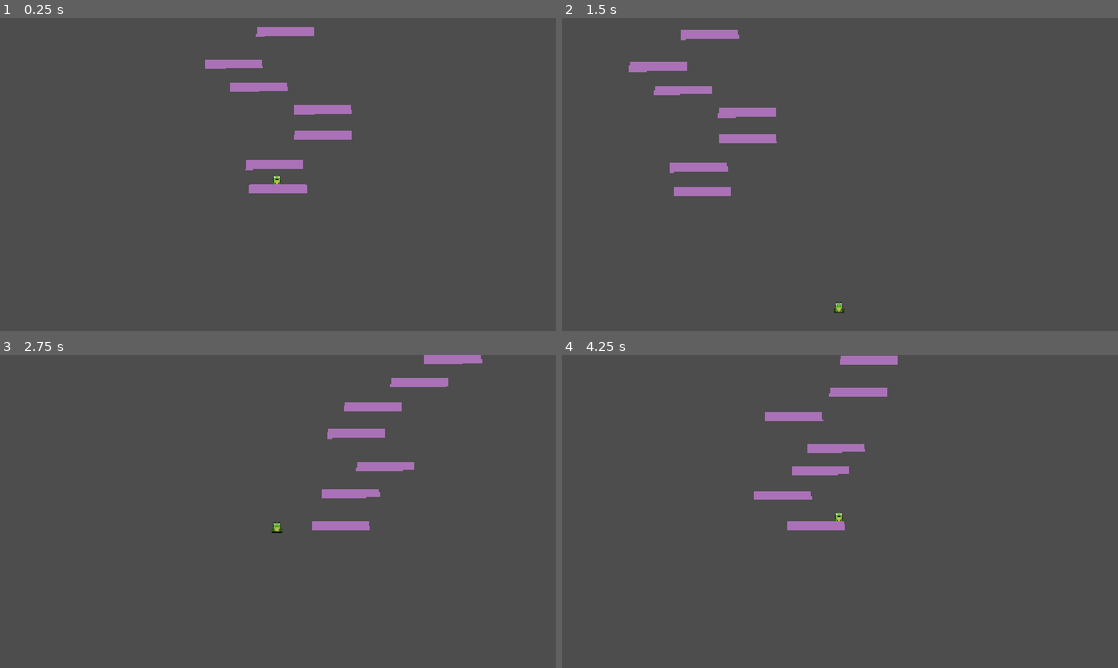
Above: before the commit, frames 1-4 (two rows, left to right).
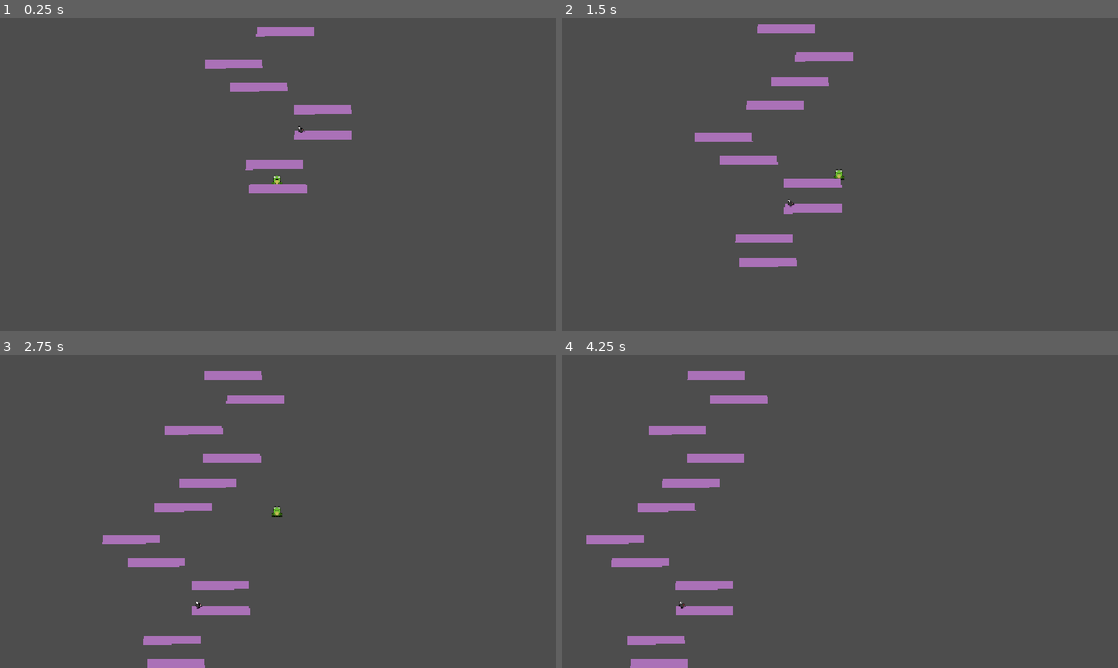
Above: after the commit, the same moments.

Repository: KieranWard491/LeapOfFaith
Game: Godot game, scene res://scenes/main.tscn
The game is run twice, just before and just after one commit, with the same random seed, the same clock (stepped at 60 frames per second) and the same inputs.
Inputs:
- Up to frame 1 (0.25 s): no input
- Up to frame 2 (1.5 s): tap Enter (ui_accept) at 0.5, 0.6 s; hold Right (ui_right) from 0.53 s (still down); tap Space (jump, bound only after the commit) at 0.77, 0.8, 1.07, 1.35 s
- Up to frame 3 (2.75 s): tap Space (jump, bound only after the commit) at 1.52, 1.82, 2.3 s; tap Enter (ui_accept) at 1.55, 2.1 s; release Right (ui_right) at 2.03 s; hold Left (ui_left) from 2.03 s (still down)
- Up to frame 4 (4.25 s): release Left (ui_left) at 2.78 s; hold Right (ui_right) from 2.78 s (still down); tap Enter (ui_accept) at 2.85 s; tap Space (jump, bound only after the commit) at 3.02, 3.32, 3.6, 3.77, 4.07 s

The runs differ from the first frame. In frame 1, less than 0.1% of the frame differs, in the area x 53-55%, y 34-37%; in frame 2, 4.8%; in frame 3, 5.6%, in the area x 18-87%, y 0-100%; in frame 4, 5.5%.

Commit message:
Add collectable fly using Area2D signal

Diff:
--- /dev/null
+++ b/collectibles/fly.gd
@@ -0,0 +1,8 @@
+extends Area2D
+
+func _ready() -> void:
+	body_entered.connect(_on_body_entered)
+
+func _on_body_entered(body: Node2D) -> void:
+	if body is CharacterBody2D:
+		queue_free()
--- a/project.godot
+++ b/project.godot
@@ -20,6 +20,14 @@
 window/stretch/mode="canvas_items"
 window/stretch/aspect="expand"
 
+[input]
+
+jump={
+"deadzone": 0.2,
+"events": [Object(InputEventKey,"resource_local_to_scene":false,"resource_name":"","device":16,"window_id":0,"alt_pressed":false,"shift_pressed":false,"ctrl_pressed":false,"meta_pressed":false,"pressed":false,"keycode":0,"physical_keycode":32,"key_label":0,"unicode":0,"location":0,"echo":false,"script":null)
+]
+}
+
 [physics]
 
 3d/physics_engine="Jolt Physics"
--- /dev/null
+++ b/scenes/fly.tscn
@@ -0,0 +1,17 @@
+[gd_scene format=3 uid="uid://c5o1qdfwe0dd"]
+
+[ext_resource type="Texture2D" uid="uid://i663psduloc4" path="res://art/placeholders/fly_idle.png" id="1_djddo"]
+[ext_resource type="Script" uid="uid://c8ug27fci652w" path="res://collectibles/fly.gd" id="1_xr3pu"]
+
+[sub_resource type="CircleShape2D" id="CircleShape2D_3v5hf"]
+radius = 9.055386
+
+[node name="Fly" type="Area2D" unique_id=104058787]
+script = ExtResource("1_xr3pu")
+
+[node name="Sprite2D" type="Sprite2D" parent="." unique_id=1413329665]
+texture = ExtResource("1_djddo")
+
+[node name="CollisionShape2D" type="CollisionShape2D" parent="." unique_id=1253639136]
+position = Vector2(-1, 0)
+shape = SubResource("CircleShape2D_3v5hf")
--- a/scenes/main.tscn
+++ b/scenes/main.tscn
@@ -5,6 +5,7 @@
 [ext_resource type="Script" uid="uid://chvylyq5uqmur" path="res://scripts/camera_controller.gd" id="3_sugp2"]
 [ext_resource type="Script" uid="uid://coaupp03wglnl" path="res://scripts/death_zone.gd" id="4_jyhfs"]
 [ext_resource type="Script" uid="uid://taf45dxvfmhr" path="res://scripts/platform_generator.gd" id="5_tbgi4"]
+[ext_resource type="PackedScene" uid="uid://c5o1qdfwe0dd" path="res://scenes/fly.tscn" id="6_tefeu"]
 
 [sub_resource type="RectangleShape2D" id="RectangleShape2D_3v5hf"]
 size = Vector2(1400, 80)
@@ -36,4 +37,7 @@
 starting_platform = NodePath("../StartingPlatform")
 camera = NodePath("../Camera2D")
 
+[node name="Fly" parent="." unique_id=104058787 instance=ExtResource("6_tefeu")]
+position = Vector2(624, 377)
+
 [connection signal="body_entered" from="DeathZone" to="DeathZone" method="_on_body_entered"]
--- a/scenes/platform.tscn
+++ b/scenes/platform.tscn
@@ -9,6 +9,7 @@
 
 [node name="CollisionShape2D" type="CollisionShape2D" parent="." unique_id=2024827965]
 shape = SubResource("RectangleShape2D_v4t87")
+one_way_collision = true
 
 [node name="Polygon2D" type="Polygon2D" parent="." unique_id=1476382286]
 color = Color(0.6666667, 0.44313726, 0.7176471, 1)
--- a/scripts/player.gd
+++ b/scripts/player.gd
@@ -1,25 +1,74 @@
 extends CharacterBody2D
 
 
-const SPEED = 300.0
-const JUMP_VELOCITY = -400.0
+@export var max_horizontal_speed: float = 180.0
+@export var horizontal_acceleration: float = 700.0
+@export var horizontal_friction: float = 900.0
+@export var max_jumps: int = 2
+
+const JUMP_VELOCITY: float = -400.0
+
+var jumps_used: int = 0
+
+@onready var sprite: Sprite2D = $Sprite2D
 
 
 func _physics_process(delta: float) -> void:
-	# Add the gravity.
+	# Apply gravity while the frog is airborne.
 	if not is_on_floor():
 		velocity += get_gravity() * delta
 
-	# Handle jump.
-	if Input.is_action_just_pressed("ui_accept") and is_on_floor():
+	# Restore both jumps when the frog lands.
+	if is_on_floor():
+		jumps_used = 0
+
+	# Normal jump and double jump.
+	if Input.is_action_just_pressed("jump") and jumps_used < max_jumps:
 		velocity.y = JUMP_VELOCITY
+		jumps_used += 1
+		play_bounce_animation()
 
-	# Get the input direction and handle the movement/deceleration.
-	# As good practice, you should replace UI actions with custom gameplay actions.
+	# Read horizontal movement input.
 	var direction := Input.get_axis("ui_left", "ui_right")
-	if direction:
-		velocity.x = direction * SPEED
+
+	if direction != 0:
+		var target_speed := direction * max_horizontal_speed
+
+		velocity.x = move_toward(
+			velocity.x,
+			target_speed,
+			horizontal_acceleration * delta
+		)
 	else:
-		velocity.x = move_toward(velocity.x, 0, SPEED)
+		velocity.x = move_toward(
+			velocity.x,
+			0.0,
+			horizontal_friction * delta
+		)
 
 	move_and_slide()
+
+
+func play_bounce_animation() -> void:
+	var tween := create_tween()
+
+	tween.tween_property(
+		sprite,
+		"scale",
+		Vector2(1.45, 0.60),
+		0.12
+	)
+
+	tween.tween_property(
+		sprite,
+		"scale",
+		Vector2(0.75, 1.40),
+		0.14
+	)
+
+	tween.tween_property(
+		sprite,
+		"scale",
+		Vector2.ONE,
+		0.16
+	)
Binary file added: art/placeholders/fly_idle.png
Not shown, added: art/placeholders/fly_idle.png.import
Not shown, added: collectibles/fly.gd.uid
